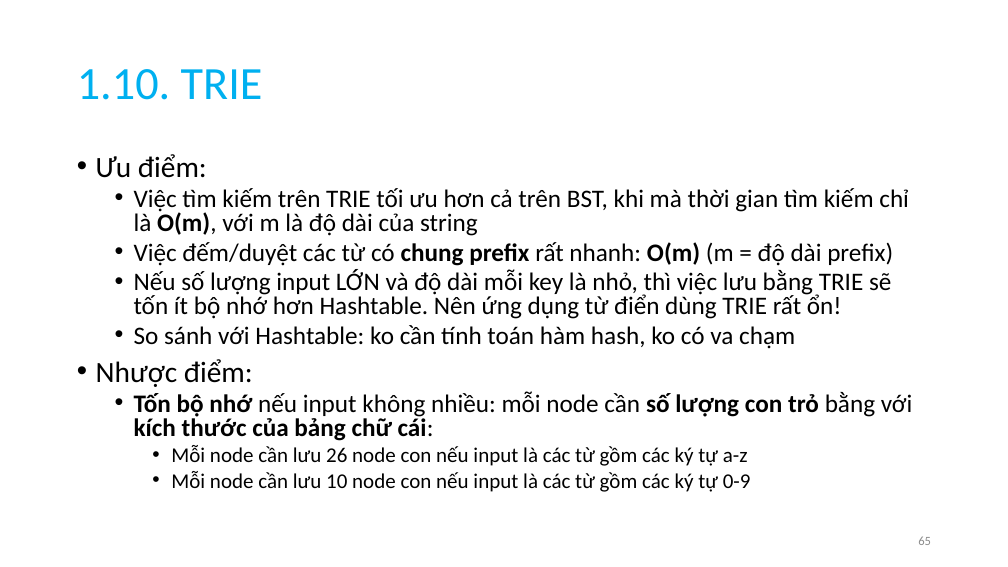
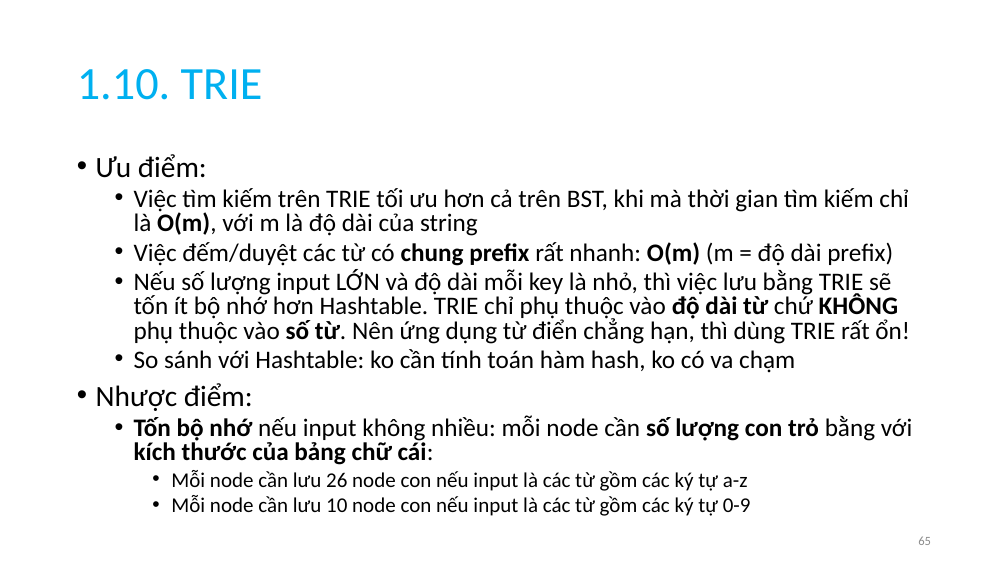
Before and after one commit to anhtuta/Notes, a slide deck: slide 65 of DSA.pptx. Drawn at 1008x567 pixels with LibreOffice and Linux fonts; fonts in the diff are those of the drawing. Boxes give left, top, right and bottom in pixels: in the first picture for what was removed or moved away, otherwise in the second. Text is boxed around its words. In the diff, an @@ line names an element or a change of style, - is before the commit and + after.

```diff
--- a/DSA.pptx
+++ b/DSA.pptx
@@ text at <box>134,270,910,344</box>: text changed @@
-  • Nếu số lượng input LỚN và độ dài mỗi key là nhỏ, thì việc lưu bằng TRIE sẽ tốn ít bộ nhớ hơn Hashtable. Nên ứng dụng từ điển dùng TRIE rất ổn!
+  • Nếu số lượng input LỚN và độ dài mỗi key là nhỏ, thì việc lưu bằng TRIE sẽ tốn ít bộ nhớ hơn Hashtable. TRIE chỉ phụ thuộc vào độ dài từ chứ KHÔNG phụ thuộc vào số từ. Nên ứng dụng từ điển chẳng hạn, thì dùng TRIE rất ổn!
```
Also in this commit, not shown: 1 other file.
